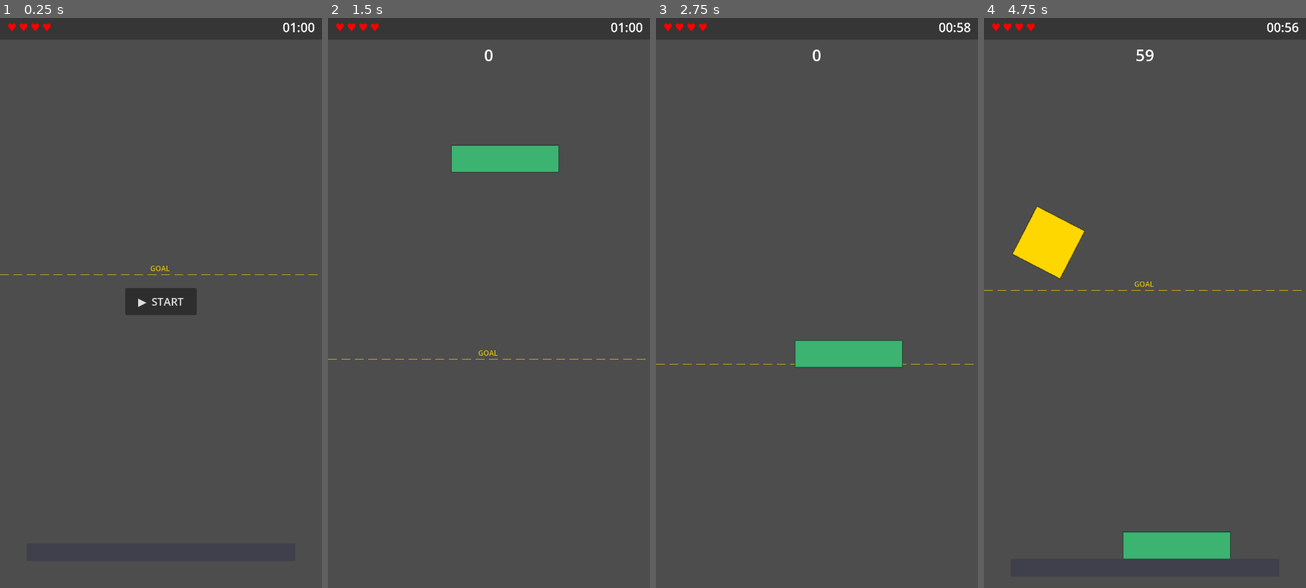
Above: before the commit, frames 1-4 (left to right).
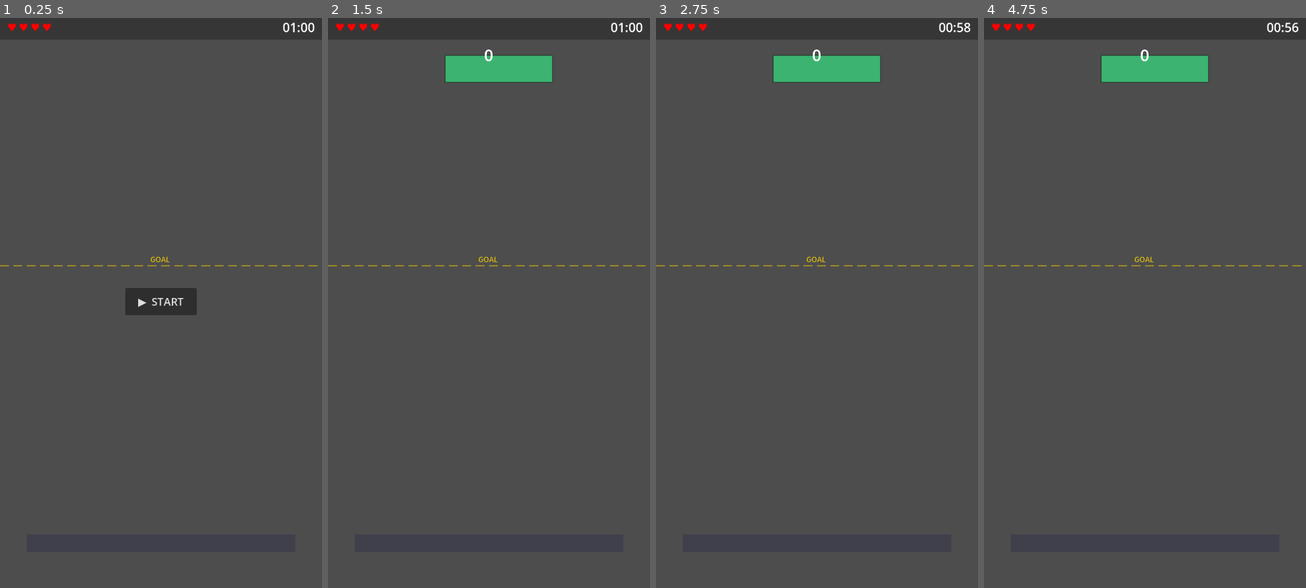
Above: after the commit, the same moments.

Repository: PartlyWhole/ToppleClone
Game: Godot game, scene res://main/main.tscn
Same seed, same stepped clock (60 frames per second), same inputs: the game is played once before the commit and once after it.
Inputs (mouse positions are in pixels of both pictures, inside the frame that each line leads up to):
- Up to frame 1 (0.25 s): no input
- Up to frame 2 (1.5 s): click "▶ START" at 0.5 s; tap Enter at 1.25 s; drag from (498, 149) to (521, 177) at 1.27 s
- Up to frame 3 (2.75 s): drag from (752, 331) to (800, 417) at 2.02 s
- Up to frame 4 (4.75 s): move the mouse to (1177, 177) at 2.77 s; tap Ctrl at 2.85 s; click (1177, 177) at 2.92 s; drag from (1093, 160) to (1048, 217) at 3.52 s; move the mouse to (1241, 388) at 4.27 s; tap Enter at 4.35 s; click (1241, 388) at 4.42 s

The runs differ from the first frame. In frame 1, 0.3% of the frame differs, in the area x 0-99%, y 41-46%; in frame 2, 3.6%; in frame 3, 3.5%; in frame 4, 5.2%, in the area x 0-99%, y 5-95%.

Commit message:
fix: camera centers on tower top, platform at bottom when idle
- Tower top is centered in viewport (no look_ahead offset)
- Initial view puts platform near bottom with 120px padding
- Camera never scrolls below initial position (platform stays visible)
- Removed look_ahead export — simpler model

Co-Authored-By: Claude Opus 4.6 (1M context) <noreply@anthropic.com>

Diff:
--- a/features/gameplay/scripts/game_camera.gd
+++ b/features/gameplay/scripts/game_camera.gd
@@ -2,8 +2,7 @@
 extends Camera2D
 
 @export var smooth_speed: float = 3.0
-@export var look_ahead: float = 200.0
-@export var bottom_margin: float = 100.0
+@export var bottom_padding: float = 120.0
 
 var _target_y: float = 0.0
 var _initial_y: float = 0.0
@@ -12,10 +11,9 @@
 
 func _ready() -> void:
 	assert(smooth_speed > 0.0, "smooth_speed must be positive")
-	assert(look_ahead >= 0.0, "look_ahead must be non-negative")
 	set_process(false)
 	_viewport_half_h = get_viewport_rect().size.y / 2.0
-	_initial_y = GameplayController.PLATFORM_SURFACE_Y - _viewport_half_h + bottom_margin
+	_initial_y = GameplayController.PLATFORM_SURFACE_Y - _viewport_half_h + bottom_padding
 	_target_y = _initial_y
 	position = Vector2(get_viewport_rect().size.x / 2.0, _initial_y)
 	enabled = true
@@ -25,8 +23,7 @@
 
 
 func _process(delta: float) -> void:
-	var goal_y: float = _target_y - look_ahead
-	goal_y = minf(goal_y, _initial_y)
+	var goal_y: float = minf(_target_y, _initial_y)
 	position.y = lerpf(position.y, goal_y, smooth_speed * delta)
 
 
